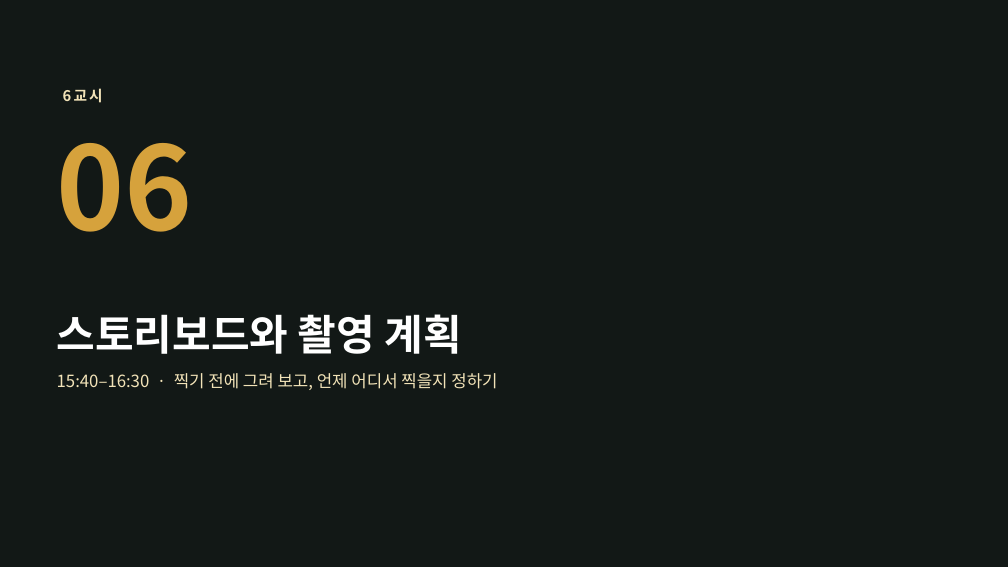
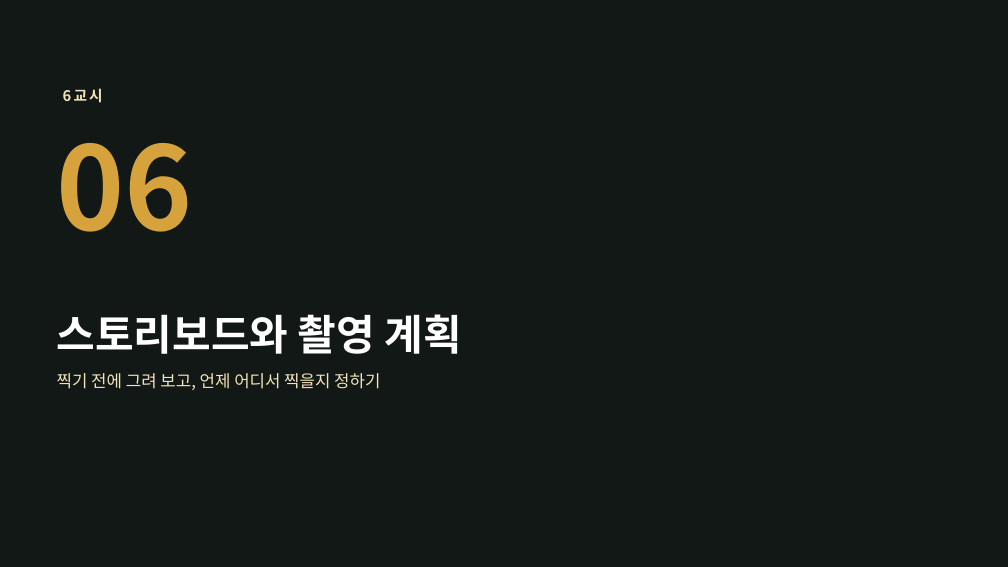
Before and after one commit to yujida/MARUBIT, a slide deck: slide 47 of lectures/02/2회차_기획하는머리_슬라이드.pptx. Drawn at 1008x567 pixels with LibreOffice and Linux fonts; fonts in the diff are those of the drawing; background and template pictures are left out. Boxes give left, top, right and bottom in pixels: in the first picture for what was removed or moved away, otherwise in the second. Text is boxed around its words. In the diff, an @@ line names an element or a change of style, - is before the commit and + after.

```diff
--- a/lectures/02/2회차_기획하는머리_슬라이드.pptx
+++ b/lectures/02/2회차_기획하는머리_슬라이드.pptx
@@ text at (x1=57, y1=373, x2=380, y2=390): text changed @@
-15:40–16:30 · 찍기 전에 그려 보고, 언제 어디서 찍을지 정하기
+찍기 전에 그려 보고, 언제 어디서 찍을지 정하기
```
Also in this commit, not shown: 21 other slides changed, 2 slides added, 16 other files.
